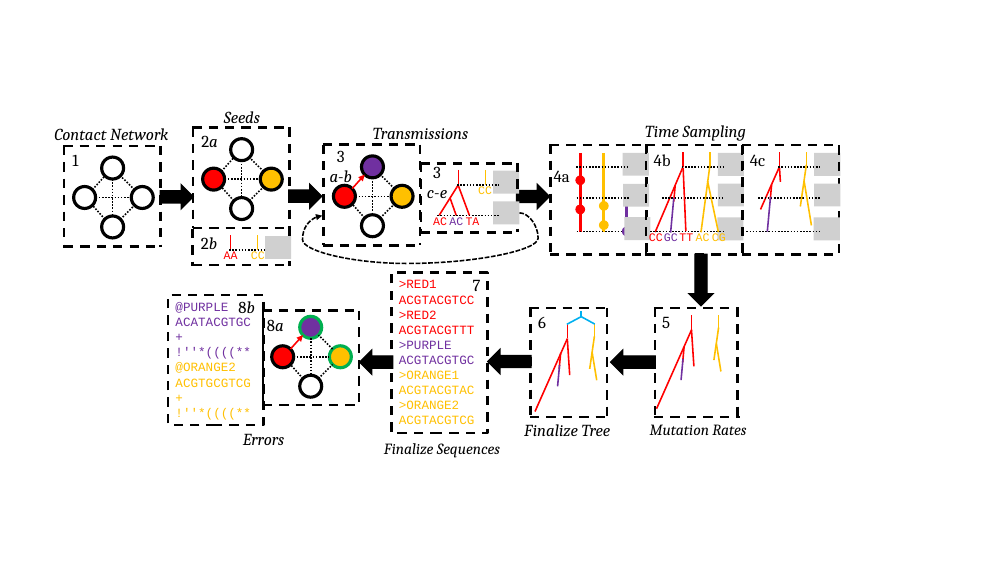
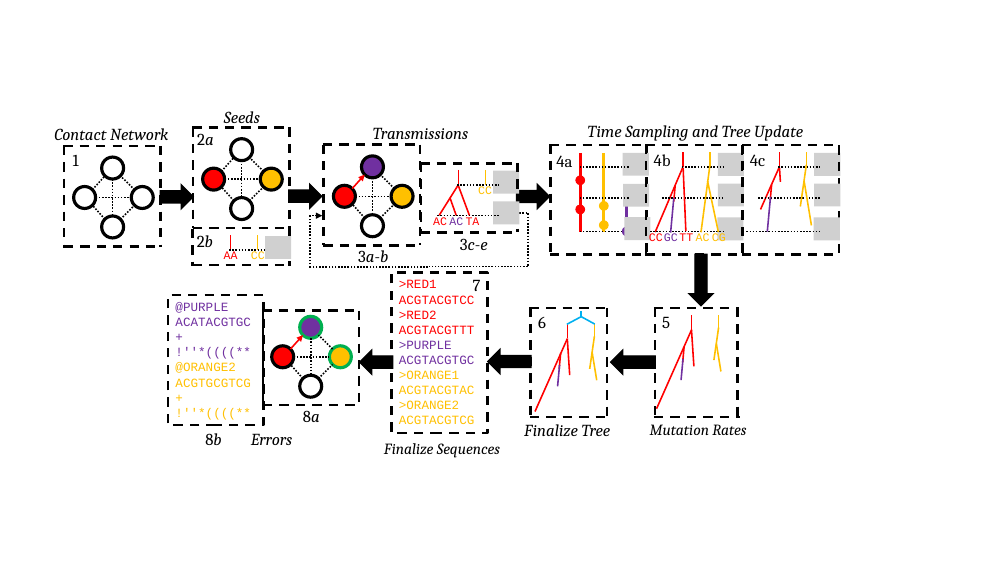
Before and after one commit to niemasd/FAVITES, a slide deck: slide 1 of figures/figures.pptx. Drawn at 1008x567 pixels with LibreOffice and Linux fonts; fonts in the diff are those of the drawing; grey boxes stand for pictures; background and template pictures are left out. Boxes give left, top, right and bottom in pixels: in the first picture for what was removed or moved away, otherwise in the second. Text is boxed around its words. In the diff, an @@ line names an element or a change of style, - is before the commit and + after.

Commit message:
Updated figure

```diff
--- a/figures/figures.pptx
+++ b/figures/figures.pptx
@@ text "2a" moved from (x1=201, y1=135, x2=218, y2=147) to (x1=197, y1=133, x2=214, y2=145) @@
@@ text "4a" moved from (x1=554, y1=170, x2=570, y2=182) to (x1=556, y1=155, x2=572, y2=167) @@
@@ text at (x1=588, y1=125, x2=803, y2=141): text changed @@
-Time Sampling
+Time Sampling and Tree Update
@@ line moved from (576, 167) - (628, 167) to (628, 167) - (579, 167) @@
@@ text "2b" moved from (x1=201, y1=237, x2=217, y2=249) to (x1=197, y1=235, x2=213, y2=247) @@
@@ curved arrow moved from (407, 264) - (322, 216) to (428, 267) - (322, 216) @@
@@ curved arrow (428, 267) - (322, 216): curved arrow to elbow arrow @@
@@ curved line moved from (520, 213) - (408, 264) to (520, 213) - (430, 267) @@
@@ curved line (520, 213) - (430, 267): curved line to elbow line @@
@@ text at (x1=460, y1=238, x2=488, y2=250): text changed @@
-3
-c-e
+3c-e
@@ text at (x1=358, y1=246, x2=388, y2=262): text changed @@
-3
-a-b
+3a-b
@@ text "8a" moved from (x1=267, y1=319, x2=284, y2=331) to (x1=303, y1=410, x2=320, y2=422) @@
@@ text "Errors" moved from (x1=243, y1=433, x2=284, y2=445) to (x1=251, y1=433, x2=292, y2=445) @@
@@ text "8b" rewrapped from (x1=238, y1=301, x2=254, y2=318) to (x1=205, y1=433, x2=221, y2=445) @@
```
